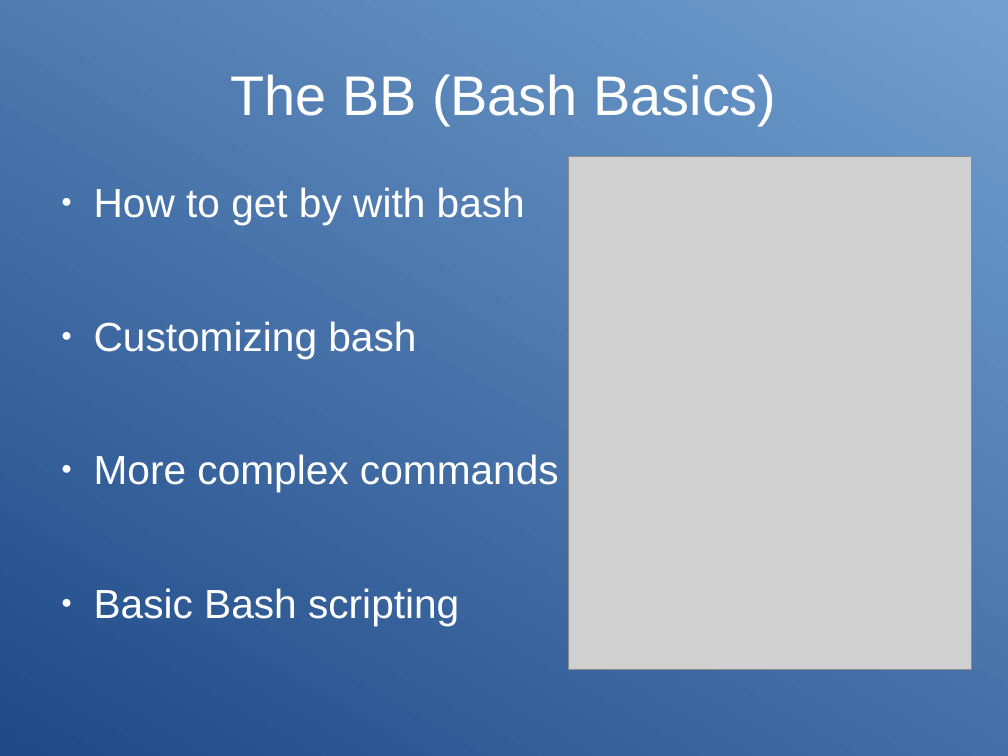
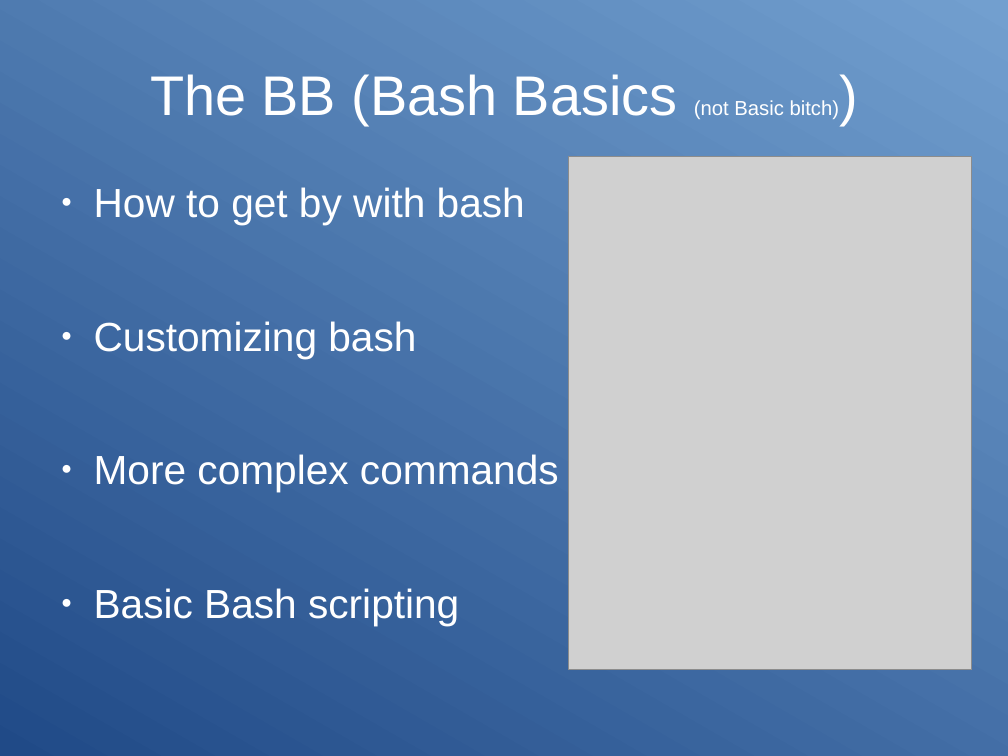
Before and after one commit to Clibre/An-introduction-to-bash, a slide deck: slide 4 of presentation.odp. Drawn at 1008x756 pixels with LibreOffice and Linux fonts; fonts in the diff are those of the drawing; grey boxes stand for pictures. Boxes give left, top, right and bottom in pixels: in the first picture for what was removed or moved away, otherwise in the second. Text is boxed around its words. In the diff, an @@ line names an element or a change of style, - is before the commit and + after.

```diff
--- a/presentation.odp
+++ b/presentation.odp
@@ title at (x1=150, y1=74, x2=840, y2=125): text changed @@
-The BB (Bash Basics)
+The BB (Bash Basics (not Basic bitch))
```
Also in this commit, not shown: 1 other slide changed, 2 slides added, 8 other files.
